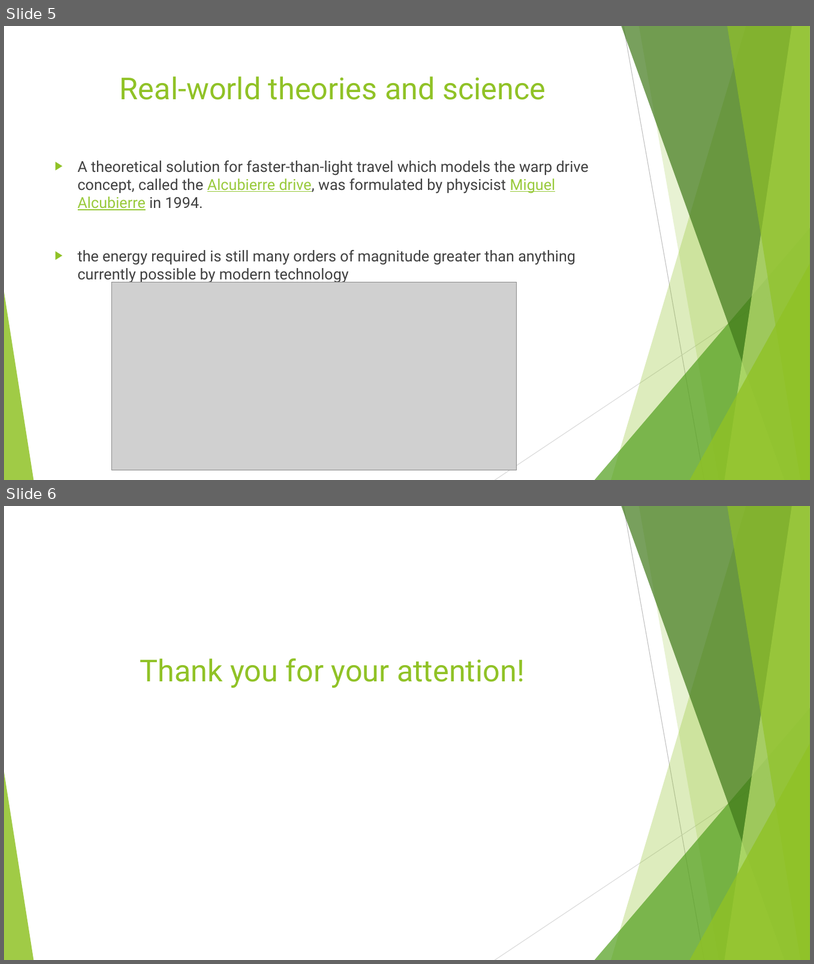
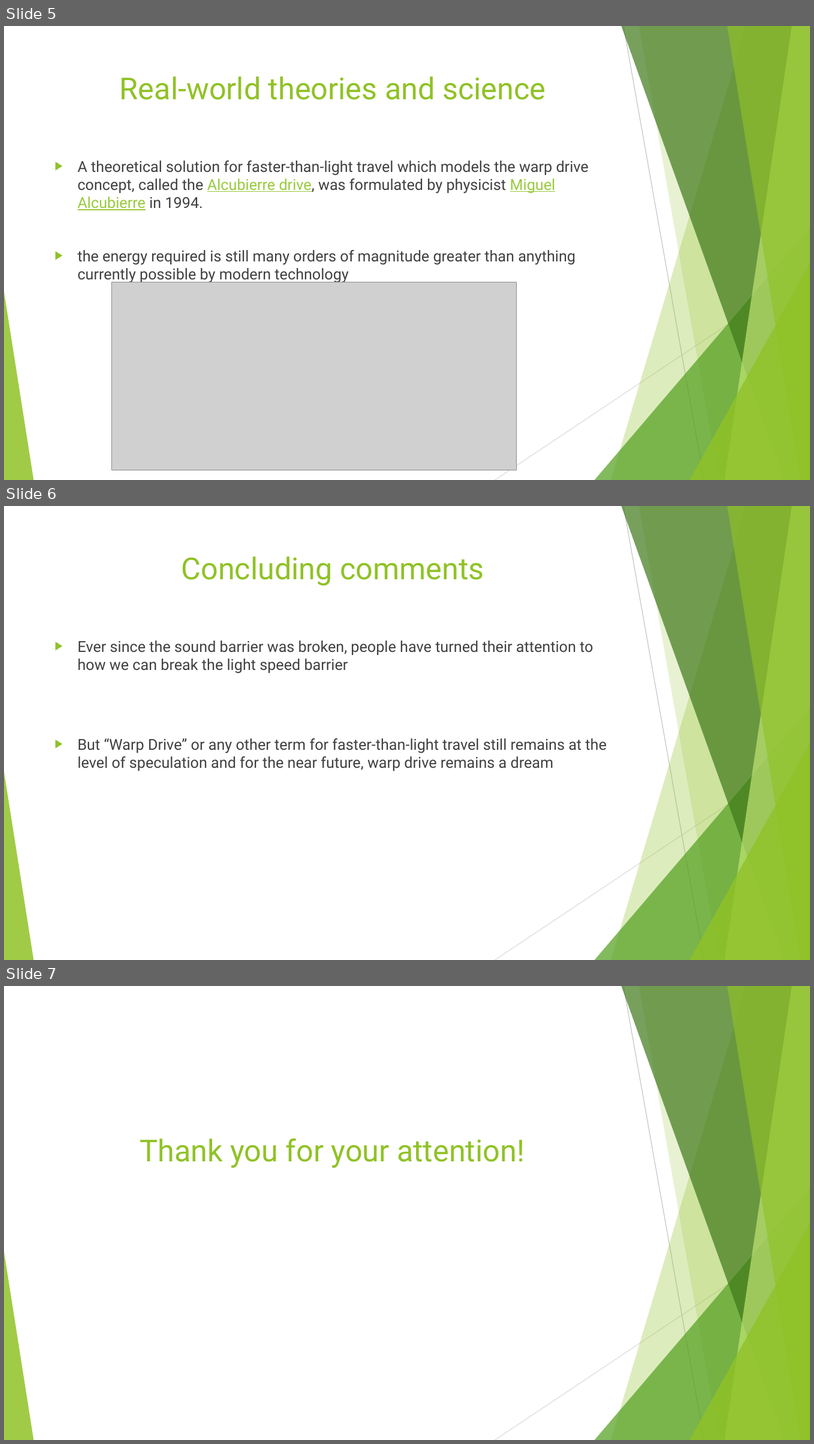
Before and after one commit to Vlad-ole/Presentations, a slide deck: News_2/News.pptx. Shown one above the other, each under a label of ours: slides 5 and 6 before the commit, slides 5, 6 and 7 after it. The pictures are 814x964 and 814x1444 pixels, drawn with LibreOffice and Linux fonts; fonts in the diff are those of the drawing; grey boxes stand for pictures. Boxes give left, top, right and bottom in pixels: in the first picture for what was removed or moved away, otherwise in the second. Text is boxed around its words. In the diff, an @@ line names an element or a change of style, - is before the commit and + after.

Commit message:
warp drive

```diff
--- a/News_2/News.pptx
+++ b/News_2/News.pptx
@@ slide 6 added at [4,506,810,960], background #FFFFFF; not listed: 10 template elements that a slide beside it also shows @@
@@ title added at [182,556,485,586], 36 pt, text #90C226 @@
+Concluding comments
@@ text added at [78,640,606,771], 18 pt, text #404040 @@
+▶ Ever since the sound barrier was broken, people have turned their attention to how we can break the light speed barrier
+▶ But “Warp Drive” or any other term for faster-than-light travel still remains at the level of speculation and for the near future, warp drive remains a dream
@@ what was slide 6 is now slide 7 @@
```
Also in this commit, not shown: 1 slide changed, 2 other files.
